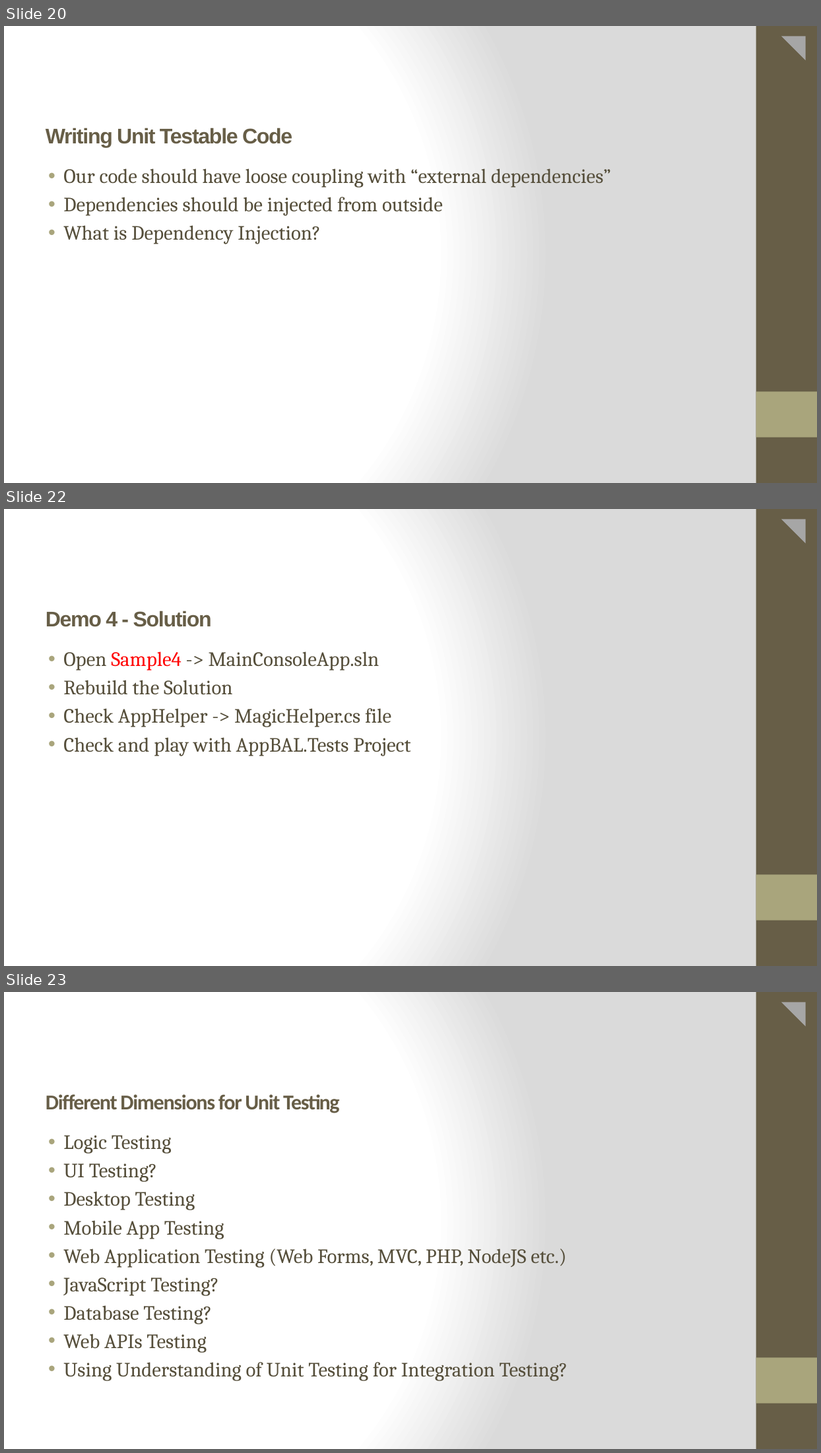
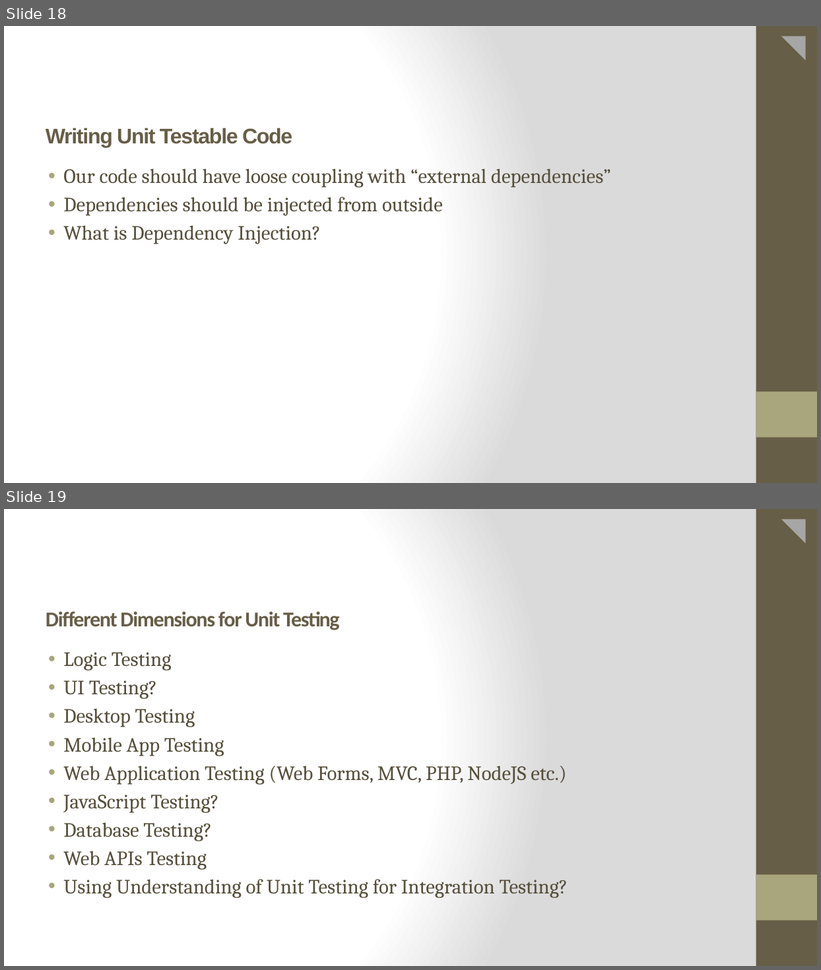
Before and after one commit to Anamika-s/CTS-INTADM21DF006, a slide deck: 24thMay/Unit Testing.pptx. Shown one above the other, each under a label of ours: slides 20, 22 and 23 before the commit, slides 18 and 19 after it; the slides between them are not shown. The pictures are 821x1453 and 821x970 pixels, drawn with LibreOffice and Linux fonts; fonts in the diff are those of the drawing. Boxes give left, top, right and bottom in pixels: in the first picture for what was removed or moved away, otherwise in the second. Text is boxed around its words. In the diff, an @@ line names an element or a change of style, - is before the commit and + after.

```diff
--- a/24thMay/Unit Testing.pptx
+++ b/24thMay/Unit Testing.pptx
@@ slide 22 removed at (4,509,817,966), background gradient #FFFFFF to #DADADA; not listed: 3 template elements that a slide beside it also shows @@
@@ title removed at (46,611,212,627) @@
-Demo 4 - Solution
@@ subtitle removed at (63,652,411,757) @@
-• Open Sample4 -> MainConsoleApp.sln
-• Rebuild the Solution
-• Check AppHelper -> MagicHelper.cs file
-• Check and play with AppBAL.Tests Project
@@ what was slide 20 is now slide 18 @@
@@ what was slide 23 is now slide 19 @@
```
Also in this commit, not shown: 1 slide changed, 3 other slides removed, 13 other files.
